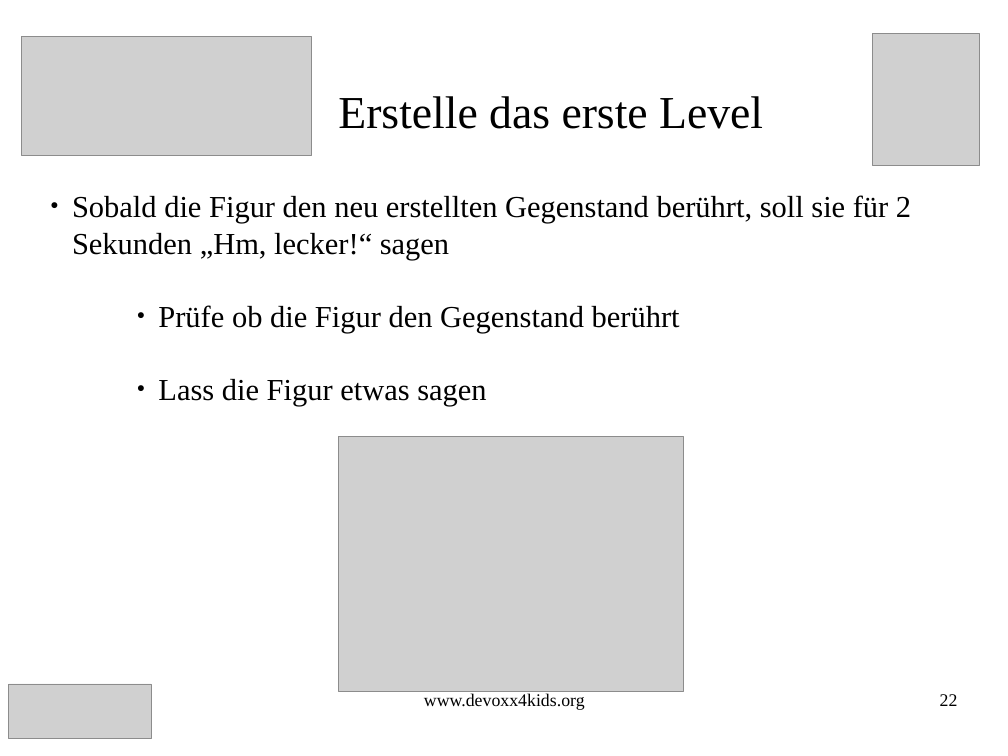
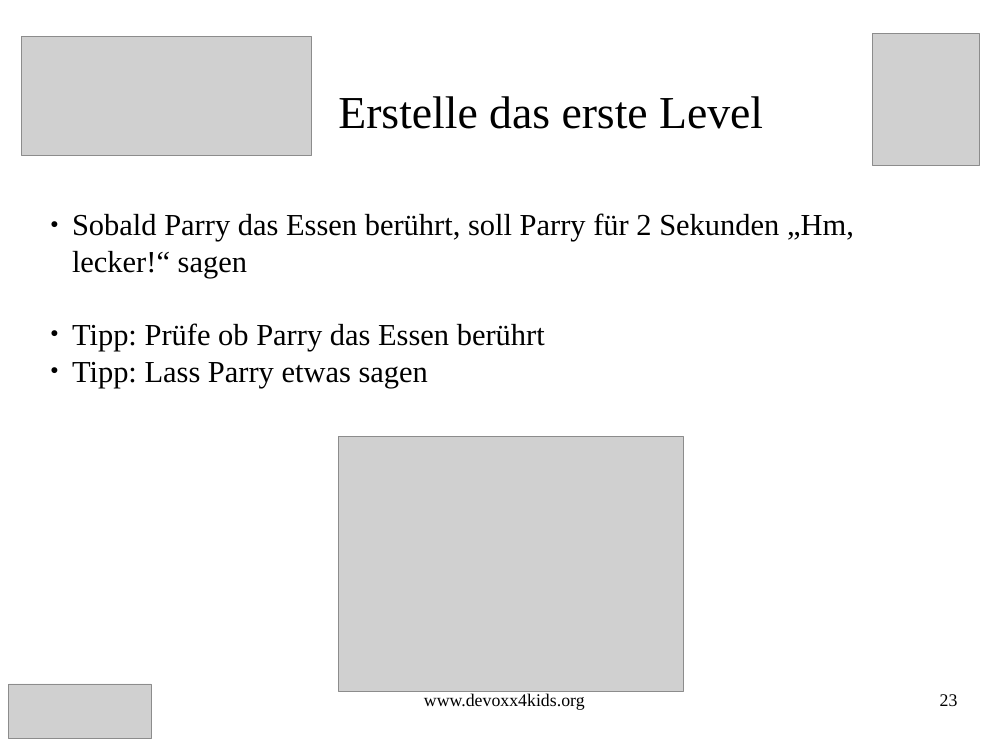
Before and after one commit to Devoxx4KidsDE/workshop-scratch, a slide deck: slide 23 of flyingBird/FlyingBird_Scratch_Aufgaben.odp (slide 22 before the commit). Drawn at 1008x756 pixels with LibreOffice and Linux fonts; fonts in the diff are those of the drawing; grey boxes stand for pictures. Boxes give left, top, right and bottom in pixels: in the first picture for what was removed or moved away, otherwise in the second. Text is boxed around its words. In the diff, an @@ line names an element or a change of style, - is before the commit and + after.

```diff
--- a/flyingBird/FlyingBird_Scratch_Aufgaben.odp
+++ b/flyingBird/FlyingBird_Scratch_Aufgaben.odp
@@ text at (72,213,854,388): text changed @@
-● Sobald die Figur den neu erstellten Gegenstand berührt, soll sie für 2 Sekunden „Hm, lecker!“ sagen
-        ● Prüfe ob die Figur den Gegenstand berührt
-        ● Lass die Figur etwas sagen
+● Sobald Parry das Essen berührt, soll Parry für 2 Sekunden „Hm, lecker!“ sagen
+● Tipp: Prüfe ob Parry das Essen berührt
+● Tipp: Lass Parry etwas sagen
@@ page number at (940,694,958,706): text changed @@
-22
+23
```
Also in this commit, not shown: 28 other slides changed, 4 slides added, 2 slides removed, 2 other files.
